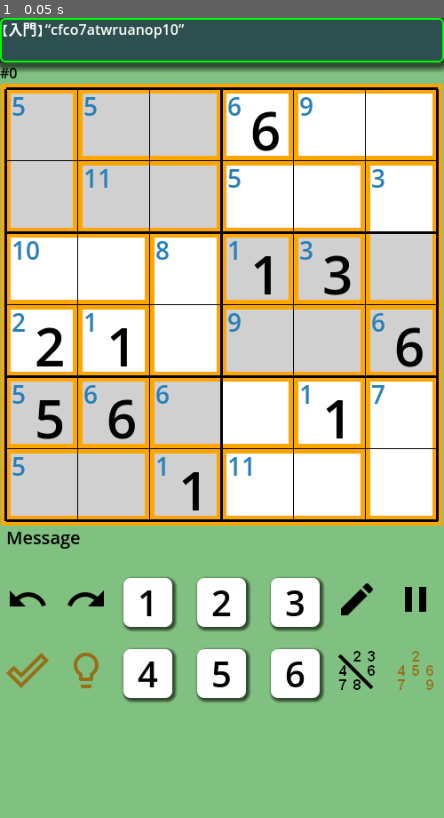
Above: before the commit, frame 1.
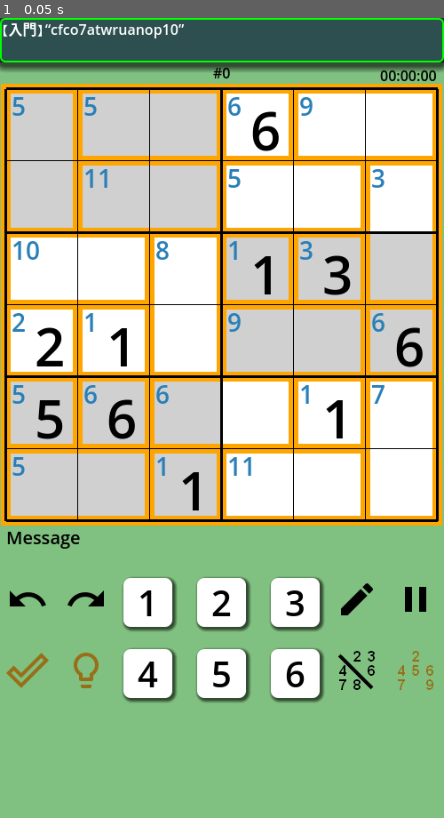
Above: after the commit, the same moment.

Repository: vivisuke/GD4KillerSudoku6
Game: Godot game, scene res://main_scene.tscn
Two runs of this game, one before a commit and one after it. Both use one fixed random seed, a clock stepped at 60 frames per second and the inputs below.
Inputs:
- Up to frame 1 (0.05 s): no input

The runs differ from the first frame. In frame 1, 0.2% of the frame differs, in the area x 0-99%, y 6-8%.

Commit message:
0038 ◎ C 04/07 04/07 0.001│ToDo│経過時間表示

Diff:
--- a/GD4KillerSudoku6/main_scene.tscn
+++ b/GD4KillerSudoku6/main_scene.tscn
@@ -87,6 +87,17 @@
 theme_override_colors/font_color = Color(0, 0, 0, 1)
 theme_override_font_sizes/font_size = 16
 text = "#0"
+horizontal_alignment = 1
+vertical_alignment = 2
+
+[node name="TimeLabel" type="Label" parent="."]
+offset_top = 50.0
+offset_right = 492.0
+offset_bottom = 76.0
+theme_override_colors/font_color = Color(0, 0, 0, 1)
+theme_override_font_sizes/font_size = 16
+text = "00:00:00"
+horizontal_alignment = 2
 vertical_alignment = 2
 
 [node name="Board" type="ColorRect" parent="."]
--- a/GD4KillerSudoku6/scripts/main_scene.gd
+++ b/GD4KillerSudoku6/scripts/main_scene.gd
@@ -413,7 +413,7 @@
 		sec -= h * (60*60)
 		var m = sec / 60
 		sec -= m * 60
-		##$TimeLabel.text = "%02d:%02d:%02d" % [h, m, sec]
+		$TimeLabel.text = "%02d:%02d:%02d" % [h, m, sec]
 	##if confetti_count_down > 0.0:
 	##	confetti_count_down -= delta
 	##	if confetti_count_down <= 0.0:
Not shown, changed: GD4KillerSudoku6.spr
